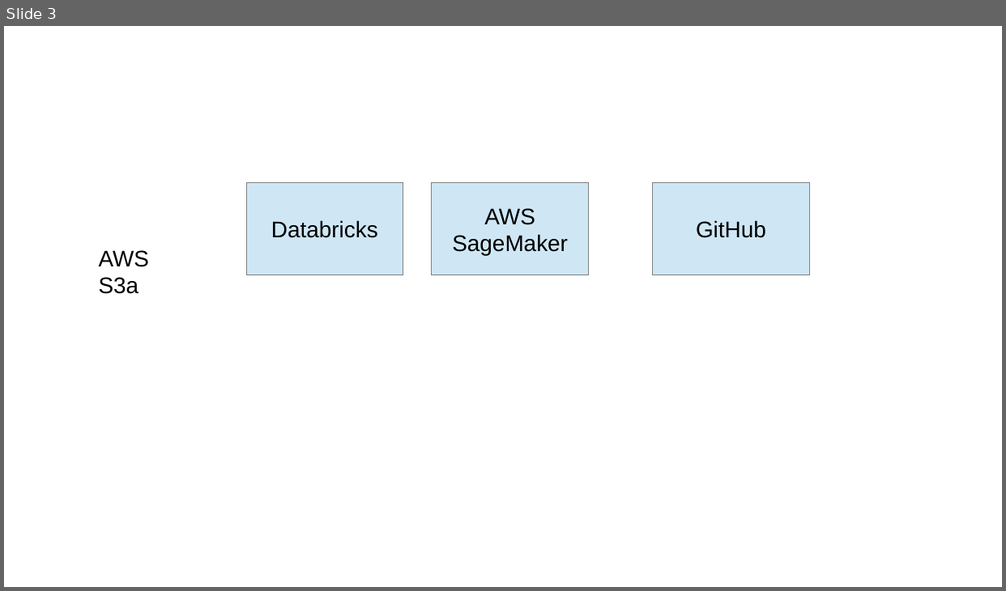
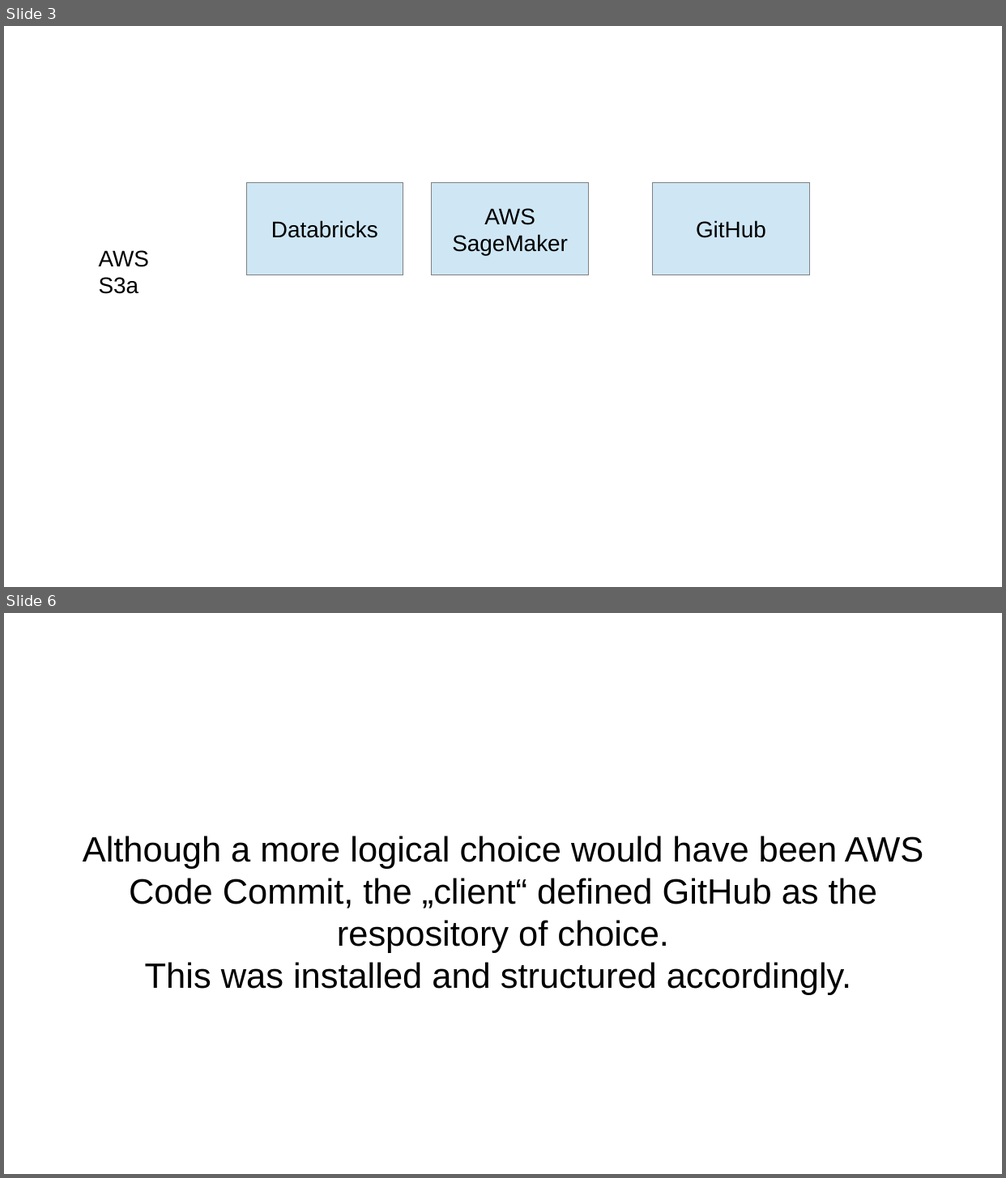
Before and after one commit to jgo-DA/Project-Movies_Team-Darmstadt, a slide deck: Team-Darmstadt_Movies-Project_Presentation.odp. Shown one above the other, each under a label of ours: slide 3 before the commit, slides 3 and 6 after it; the slides between them are not shown. The pictures are 1006x591 and 1006x1178 pixels, drawn with LibreOffice and Linux fonts; fonts in the diff are those of the drawing; background and template pictures are left out. Boxes give left, top, right and bottom in pixels: in the first picture for what was removed or moved away, otherwise in the second. Text is boxed around its words. In the diff, an @@ line names an element or a change of style, - is before the commit and + after.

```diff
--- a/Team-Darmstadt_Movies-Project_Presentation.odp
+++ b/Team-Darmstadt_Movies-Project_Presentation.odp
@@ slide 6 added at (4,613,1002,1174), background #FFFFFF @@
@@ subtitle added at (83,836,923,995), 28 pt, text #000000 @@
+Although a more logical choice would have been AWS Code Commit, the „client“ defined GitHub as the respository of choice.
+This was installed and structured accordingly.
@@ title added at (663,878,772,905), 35.7 pt, text #FFFFFF @@
+GitHub – Digital Exchange
```
Also in this commit, not shown: 1 slide changed, 4 other slides added, 2 slides removed, 1 other file.
